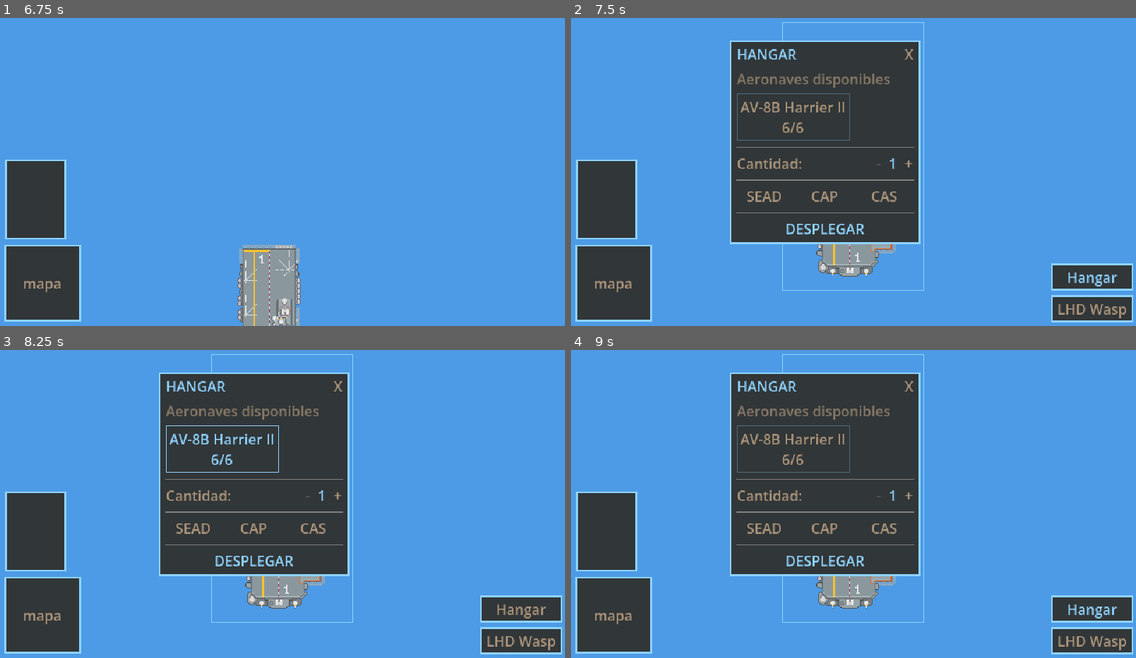
Above: before the commit, frames 1-4 (two rows, left to right).
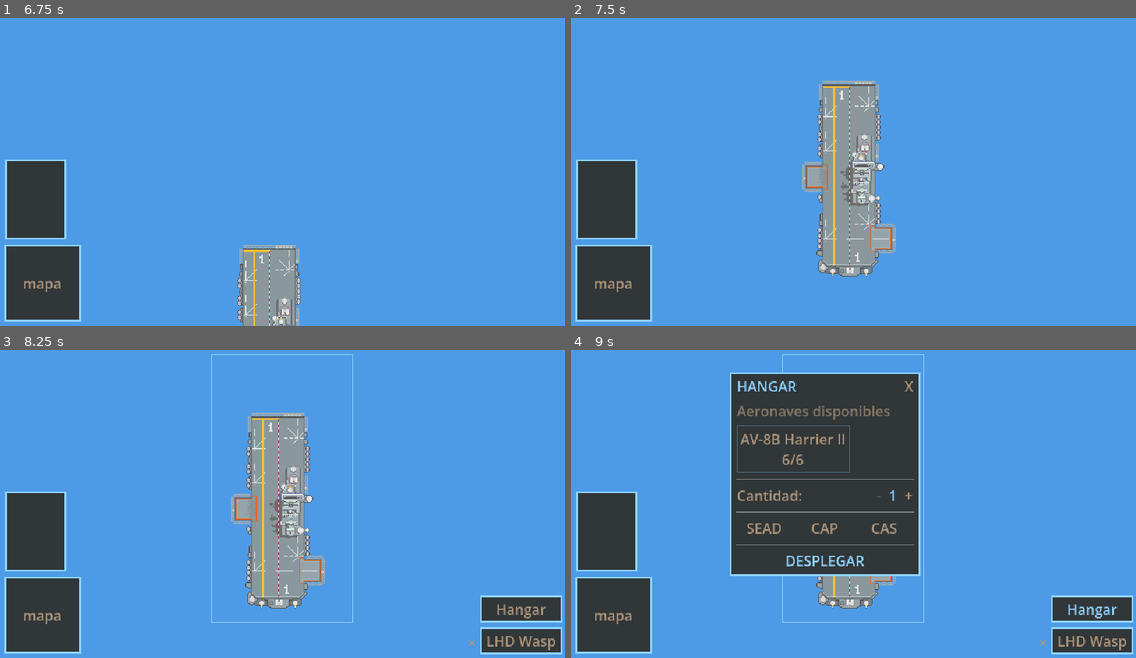
Above: after the commit, the same moments.

Repository: AbdielP/war-project
Game: Godot game, scene res://main.tscn
Two runs of this game, one before a commit and one after it. Both use one fixed random seed, a clock stepped at 60 frames per second and the inputs below.
Inputs (mouse positions are in pixels of both pictures, inside the frame that each line leads up to):
- Up to frame 1 (6.75 s): tap Enter at 0.5, 2, 3.5 s; move the mouse to (254, 224) at 0.52 s; click (254, 224) at 0.67 s; tap Space at 1.25, 2.75, 4.25 s; drag from (452, 208) to (254, 224) at 1.27 s; move the mouse to (113, 107) at 2.02 s; click (113, 107) at 2.17 s; drag from (310, 156) to (113, 107) at 2.77 s; move the mouse to (197, 73) at 3.52 s; click (197, 73) at 3.67 s; tap Escape at 4.15 s; drag from (406, 141) to (271, 184) at 4.27 s; move the mouse to (169, 175) at 5.02 s; click (169, 175) at 5.17 s; drag from (339, 82) to (169, 175) at 5.77 s; move the mouse to (254, 224) at 6.52 s; click (254, 224) at 6.67 s
- Up to frame 2 (7.5 s): click "Hangar" (after the commit: "×") at 7.25 s
- Up to frame 3 (8.25 s): click (220, 448) at 8 s, where only the run before the commit has a clickable "AV-8B Harrier II 6/6"
- Up to frame 4 (9 s): click "Hangar" at 8.75 s

Frame 1 is identical in both runs. In frame 2, 25% of the frame differs, in the area x 28-100%, y 1-99%; in frame 3, 22%; in frame 4, less than 0.1%.

Commit message:
salir de unidad

Diff:
--- a/core/selection/selection_manager.gd
+++ b/core/selection/selection_manager.gd
@@ -16,6 +16,7 @@
 	_camera = get_node(camera_path) as PanCamera
 	_hud = get_node(hud_path) as HUD
 	_camera.clicked.connect(_on_camera_clicked)
+	_hud.deselect_requested.connect(func() -> void: _select(null))
 	_move_marker = _MoveMarker.new()
 	get_tree().current_scene.add_child(_move_marker)
 	_move_marker.hide()
@@ -25,6 +26,8 @@
 	if event is InputEventMouseButton and event.button_index == MOUSE_BUTTON_RIGHT and event.pressed:
 		if _selected_unit != null:
 			_issue_move_order(get_global_mouse_position())
+	elif event is InputEventKey and event.keycode == KEY_ESCAPE and event.pressed and not event.echo:
+		_select(null)
 
 
 func _on_camera_clicked(world_position: Vector2) -> void:
--- a/ui/hud/hud.gd
+++ b/ui/hud/hud.gd
@@ -1,27 +1,36 @@
 extends CanvasLayer
 class_name HUD
+
+signal deselect_requested
 
 @onready var _selection_panel: PanelContainer = $SelectionPanel
 @onready var _actions_panel: PanelContainer = $ActionsPanel
 @onready var _hangar_window: PanelContainer = $HangarWindow
+@onready var _desel_btn: Button = $DeselButton
 
 var _current_unit: Unit = null
 
 
 func _ready() -> void:
 	_actions_panel.action_pressed.connect(_on_action_pressed)
+	_desel_btn.add_theme_color_override("font_color", Color(0.6705882, 0.5803922, 0.4784314))
+	_desel_btn.add_theme_color_override("font_hover_color", Color(0.56078434, 0.827451, 1.0))
+	_desel_btn.add_theme_color_override("font_pressed_color", Color(0.56078434, 0.827451, 1.0))
+	_desel_btn.pressed.connect(func() -> void: deselect_requested.emit())
 
 
 func show_selected_unit(unit: Unit) -> void:
 	_current_unit = unit
 	_selection_panel.show_unit(unit.get_display_name())
 	_actions_panel.show_actions(unit.get_actions())
+	_desel_btn.show()
 
 
 func clear_selected_unit() -> void:
 	_current_unit = null
 	_selection_panel.clear()
 	_actions_panel.clear()
+	_desel_btn.hide()
 
 
 func _on_action_pressed(action_name: String) -> void:
--- a/ui/hud/hud.tscn
+++ b/ui/hud/hud.tscn
@@ -33,3 +33,12 @@
 offset_left = 544.0
 offset_top = 349.0
 offset_right = 637.0
+
+[node name="DeselButton" type="Button" parent="."]
+visible = false
+offset_left = 526.0
+offset_top = 351.0
+offset_right = 542.0
+offset_bottom = 367.0
+flat = true
+text = "×"
